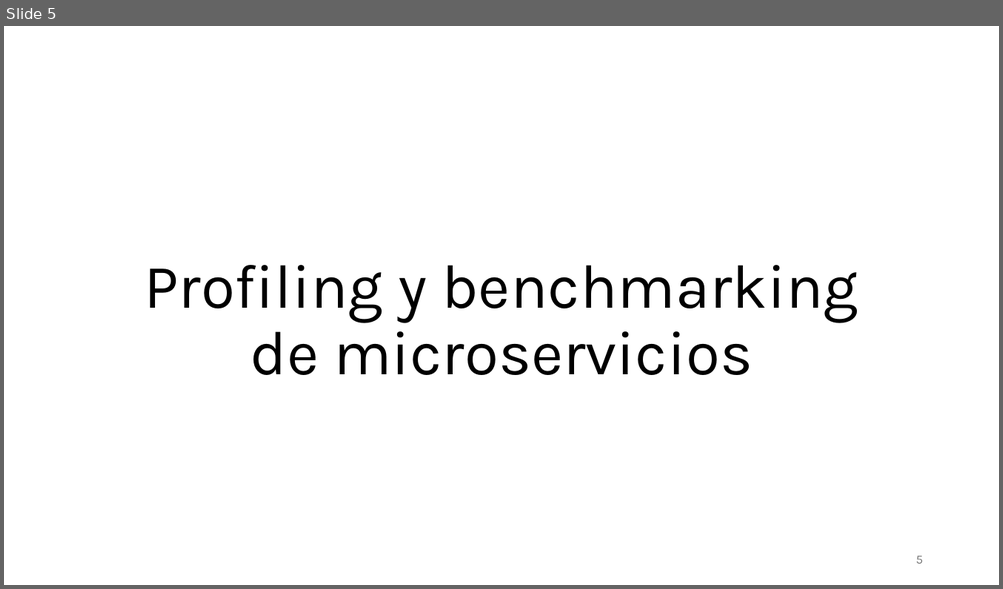
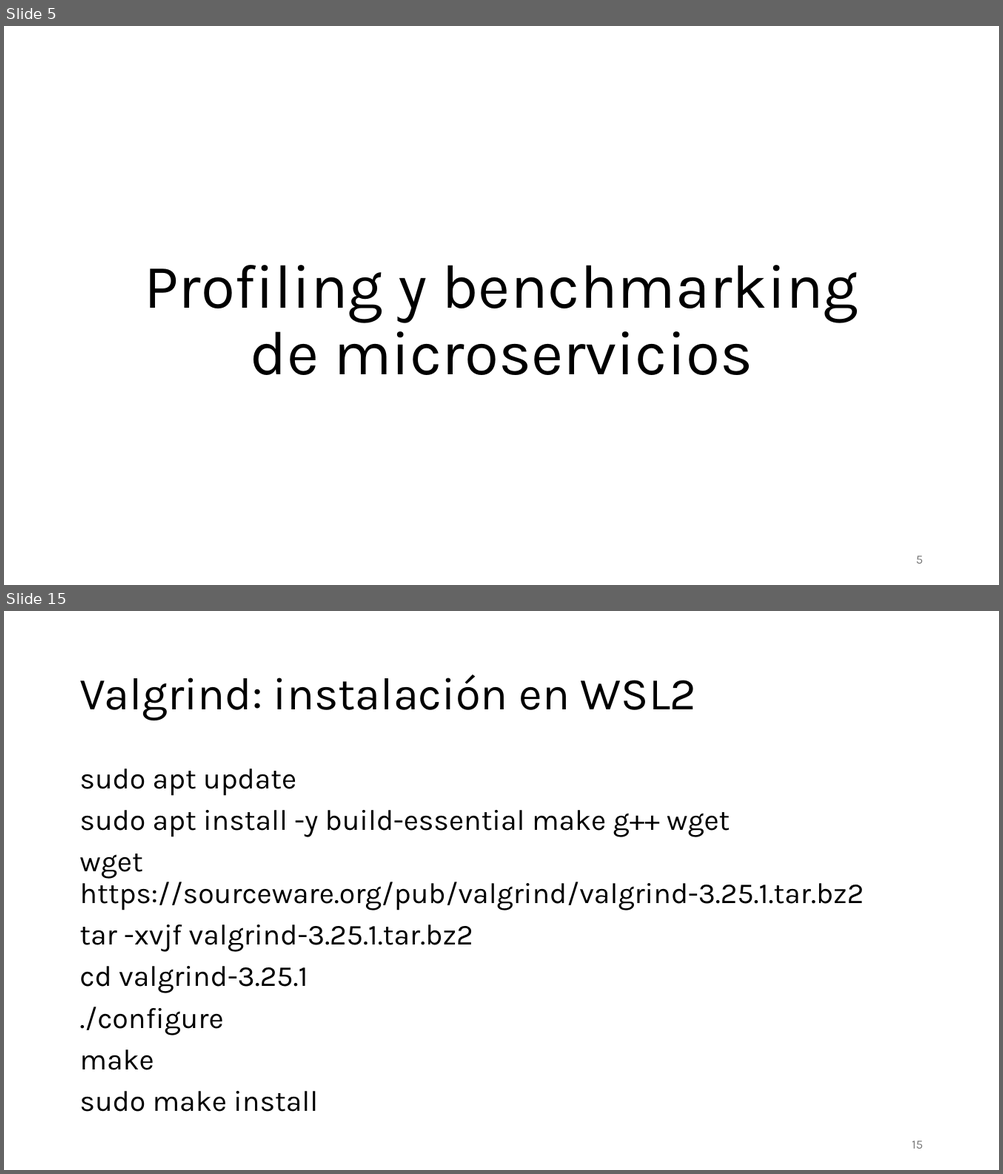
Before and after one commit to aldebarran22/CURSO_CPP_SERVICIOS_30H, a slide deck: doc/5_Optimizacion_Gestion_Recursos_Microservicios_C++.pptx. Shown one above the other, each under a label of ours: slide 5 before the commit, slides 5 and 15 after it; the slides between them are not shown. The pictures are 1003x589 and 1003x1174 pixels, drawn with LibreOffice and Linux fonts; fonts in the diff are those of the drawing. Boxes give left, top, right and bottom in pixels: in the first picture for what was removed or moved away, otherwise in the second. Text is boxed around its words. In the diff, an @@ line names an element or a change of style, - is before the commit and + after.

```diff
--- a/doc/5_Optimizacion_Gestion_Recursos_Microservicios_C++.pptx
+++ b/doc/5_Optimizacion_Gestion_Recursos_Microservicios_C++.pptx
@@ slide 15 added at box(4, 611, 999, 1170), background #FFFFFF @@
@@ title added at box(79, 675, 697, 721), 44 pt, text #000000 @@
+Valgrind: instalación en WSL2
@@ text added at box(79, 769, 863, 1112), 28 pt, text #000000 @@
+sudo apt update
+sudo apt install -y build-essential make g++ wget
+wget https://sourceware.org/pub/valgrind/valgrind-3.25.1.tar.bz2
+tar -xvjf valgrind-3.25.1.tar.bz2
+cd valgrind-3.25.1
+./configure
+make
+sudo make install
@@ page number added at box(911, 1141, 922, 1149), 12 pt, text #797979 @@
+15
```
Also in this commit, not shown: 1 slide changed, 15 other slides added, 4 other files.
